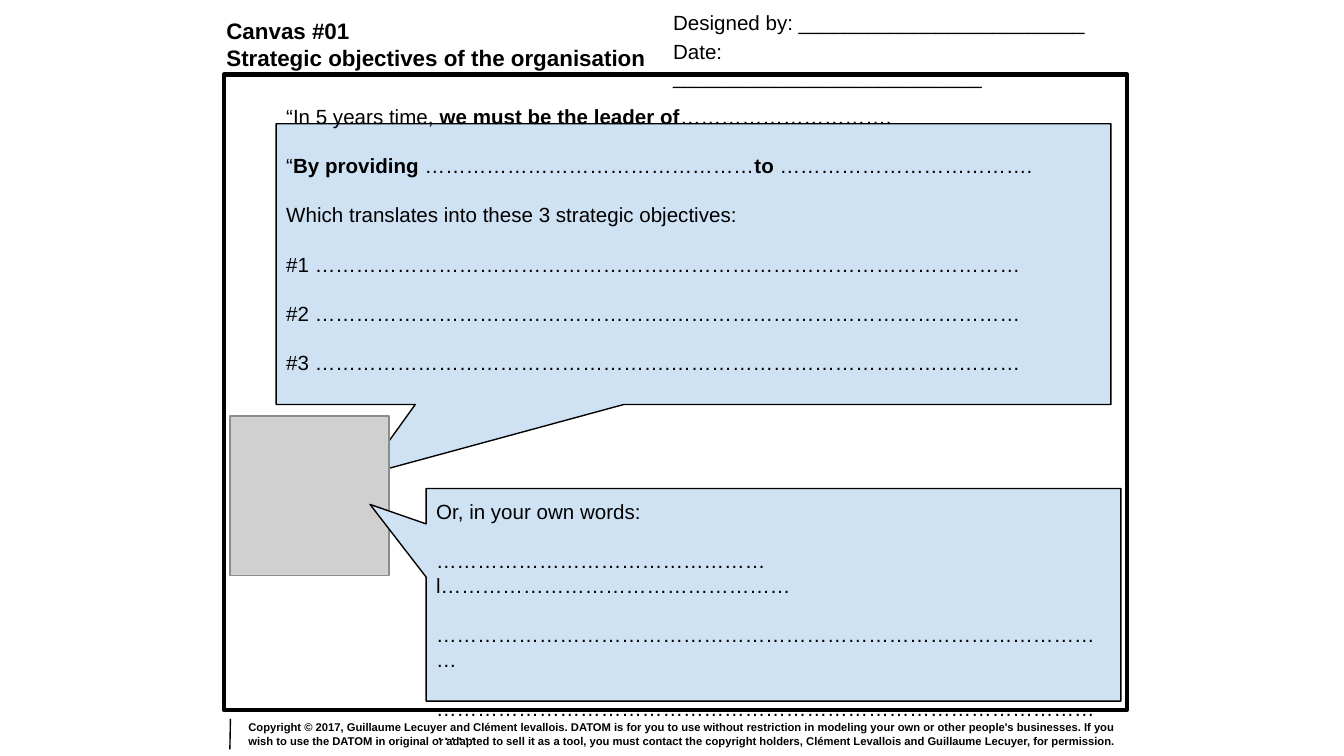
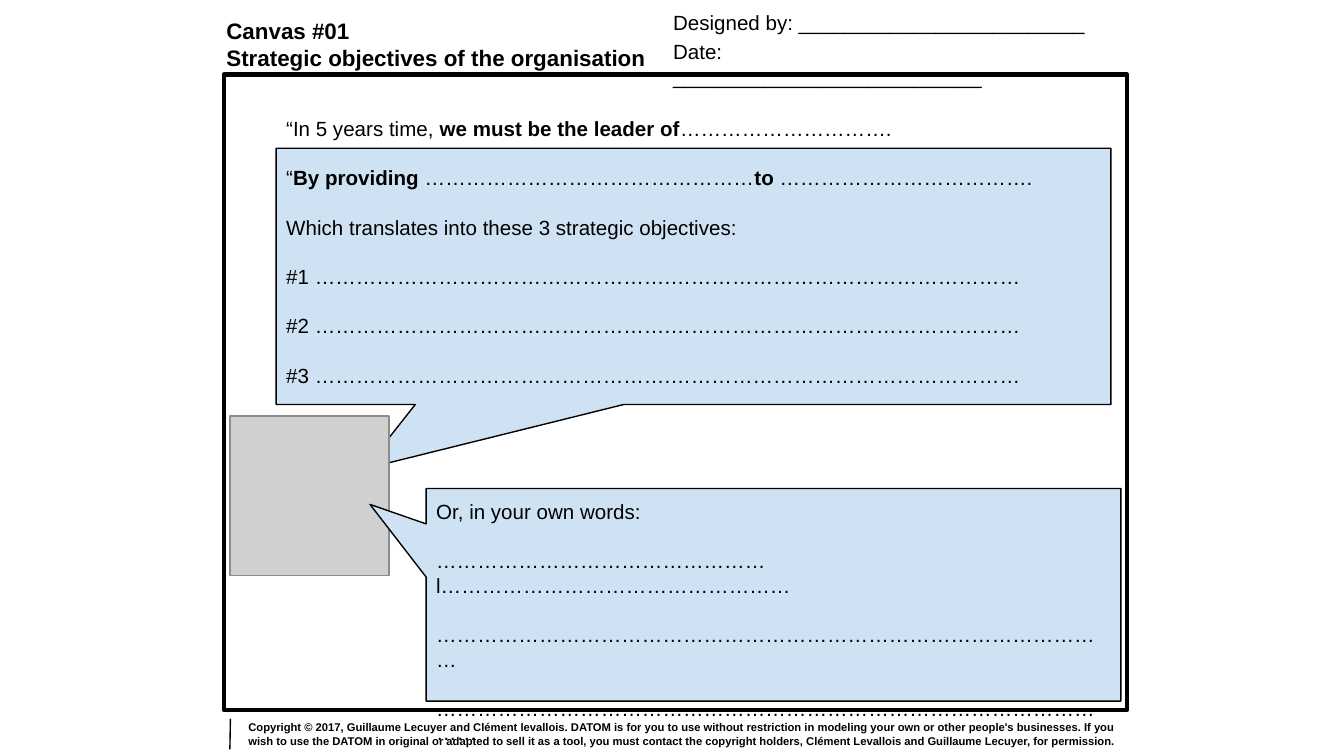
Before and after one commit to DDBM/main, a slide deck: slide 2 of docs/ppt/en/method/DATOM-Method-all-canvas-EN.pptx. Drawn at 1344x756 pixels with LibreOffice and Linux fonts; fonts in the diff are those of the drawing; grey boxes stand for pictures. Boxes give left, top, right and bottom in pixels: in the first picture for what was removed or moved away, otherwise in the second. Text is boxed around its words. In the diff, an @@ line names an element or a change of style, - is before the commit and + after.

```diff
--- a/docs/ppt/en/method/DATOM-Method-all-canvas-EN.pptx
+++ b/docs/ppt/en/method/DATOM-Method-all-canvas-EN.pptx
@@ rounded speech box "“In 5 years time, we ...": place and size @@
-rounded speech box "“In 5 years time, we ..." at [276,124,1110,405]
+rounded speech box "“In 5 years time, we ..." at [276,148,1110,405]
```
Also in this commit, not shown: 5 other slides changed, 15 other files.
